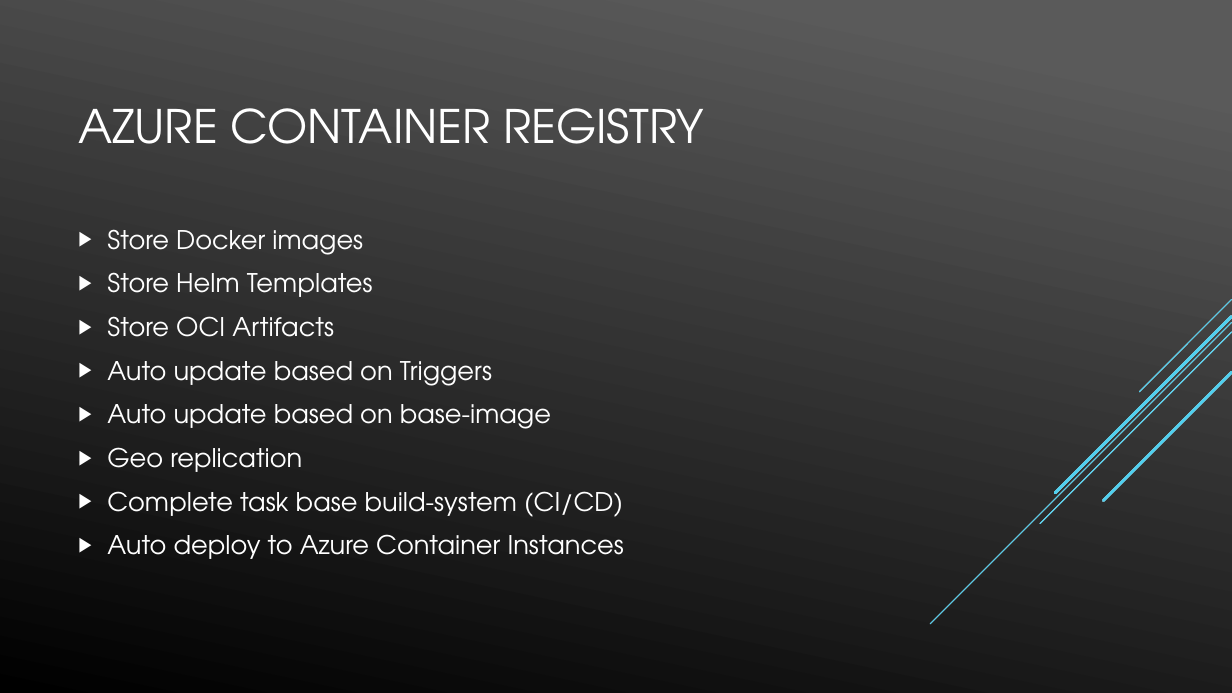
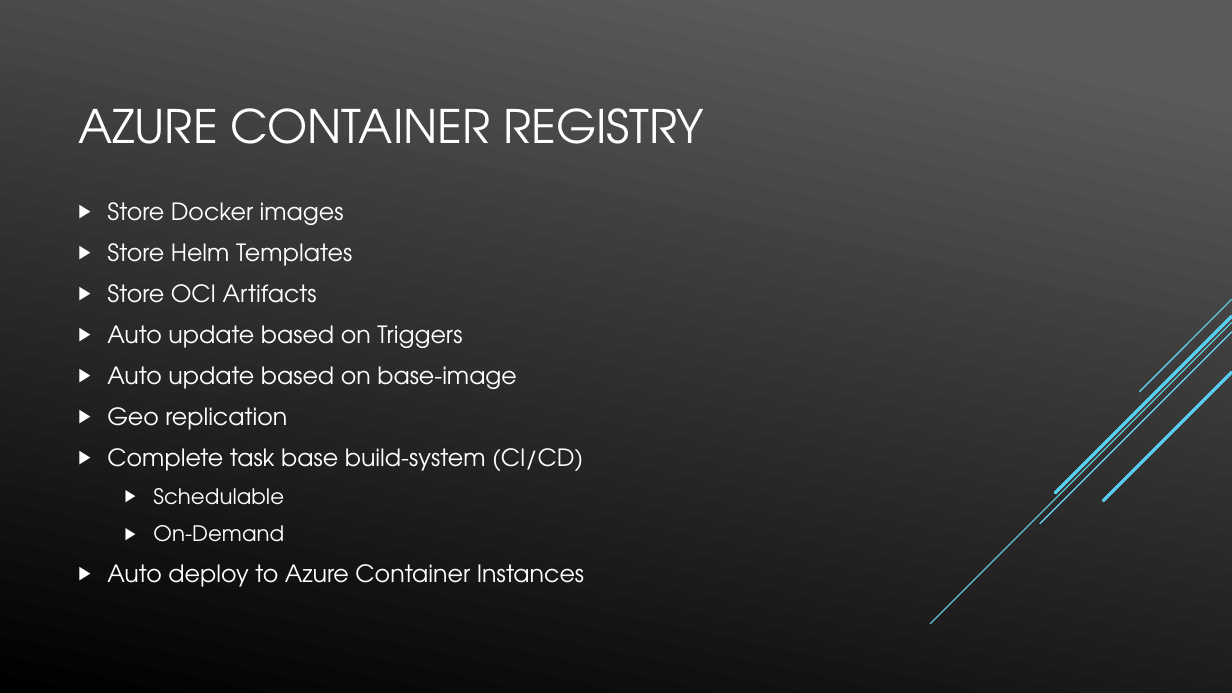
Before and after one commit to dersia/presentations, a slide deck: slide 6 of Kubernetes on Azure.pptx. Drawn at 1232x693 pixels with LibreOffice and Linux fonts; fonts in the diff are those of the drawing. Boxes give left, top, right and bottom in pixels: in the first picture for what was removed or moved away, otherwise in the second. Text is boxed around its words. In the diff, an @@ line names an element or a change of style, - is before the commit and + after.

```diff
--- a/Kubernetes on Azure.pptx
+++ b/Kubernetes on Azure.pptx
@@ text at (107, 202, 584, 587): size 20 to 18.5 pt @@
@@ text at (153, 488, 284, 542): paragraphs added @@
+  ▶ Schedulable
+  ▶ On-Demand
```
Also in this commit, not shown: 1 other slide changed, 2 slides added.
